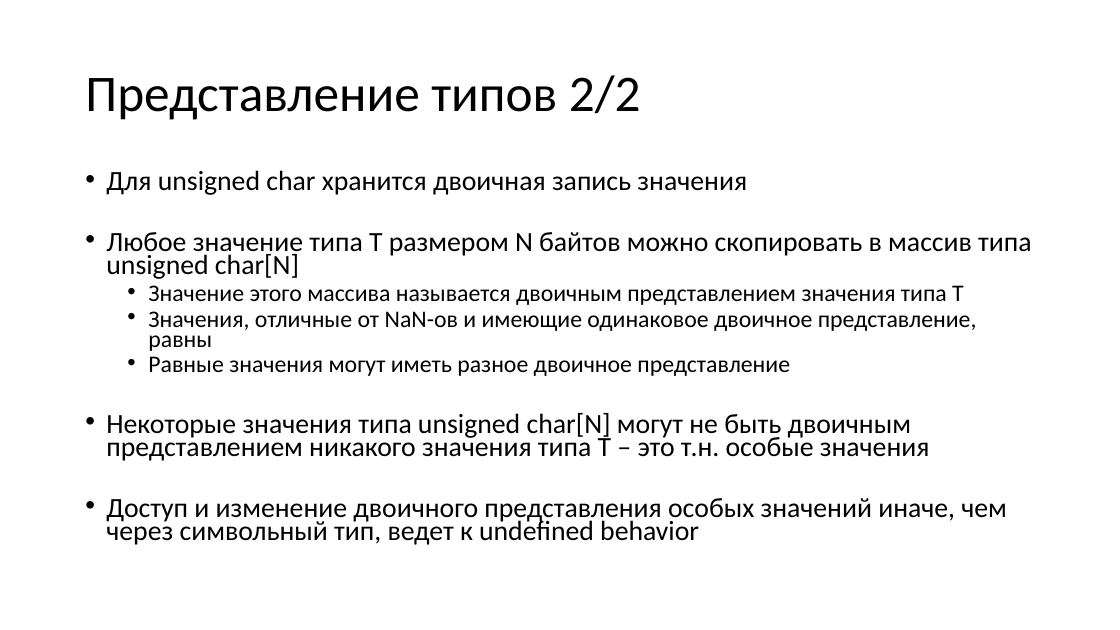
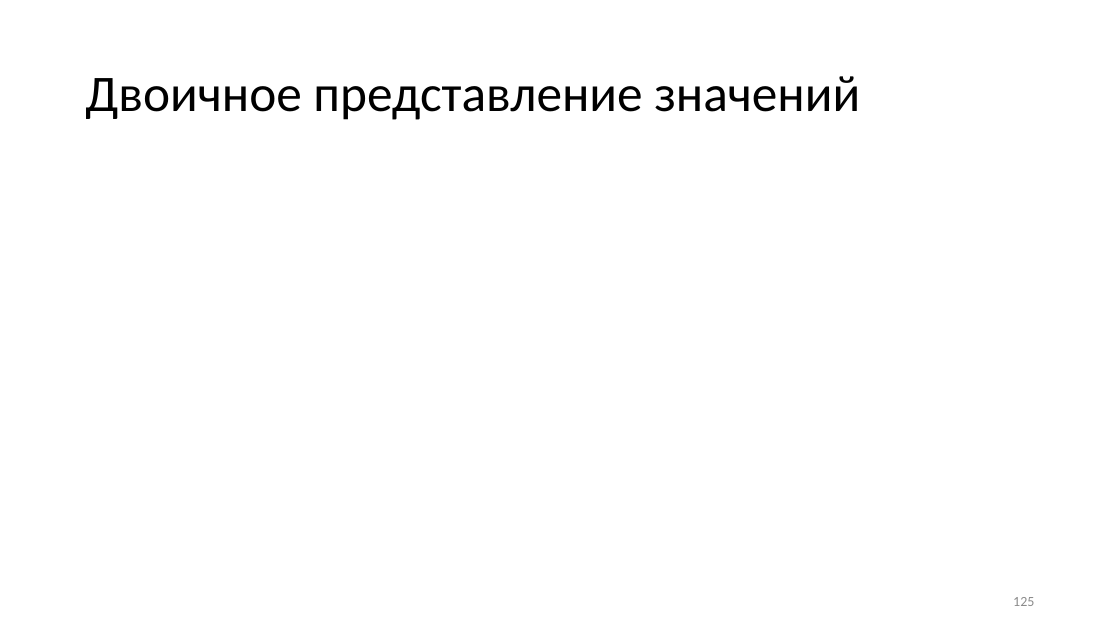
Before and after one commit to Evgueni-Petrov-aka-espetrov/Algorithms-and-Programming-in-C-pptx, a slide deck: slide 125 of 03.5 Типы языка С.pptx (slide 18 before the commit). Drawn at 1120x630 pixels with LibreOffice and Linux fonts; fonts in the diff are those of the drawing. Boxes give left, top, right and bottom in pixels: in the first picture for what was removed or moved away, otherwise in the second. Text is boxed around its words. In the diff, an @@ line names an element or a change of style, - is before the commit and + after.

```diff
--- a/03.5 Типы языка С.pptx
+++ b/03.5 Типы языка С.pptx
@@ title at bbox=[85, 76, 860, 120]: text changed @@
-Представление типов 2/2
+Двоичное представление значений
@@ text removed at bbox=[106, 170, 1031, 545] @@
-• Для unsigned char хранится двоичная запись значения
-• Любое значение типа Т размером N байтов можно скопировать в массив типа unsigned char[N]
-  • Значение этого массива называется двоичным представлением значения типа Т
-  • Значения, отличные от NaN-ов и имеющие одинаковое двоичное представление, равны
-  • Равные значения могут иметь разное двоичное представление
-• Некоторые значения типа unsigned char[N] могут не быть двоичным представлением никакого значения типа Т – это т.н. особые значения
-• Доступ и изменение двоичного представления особых значений иначе, чем через символьный тип, ведет к undefined behavior
@@ page number added at bbox=[1013, 597, 1034, 606], 12 pt, text #8C8C8C @@
+125
```
Also in this commit, not shown: 14 other slides changed, 142 slides added, 13 slides removed.
